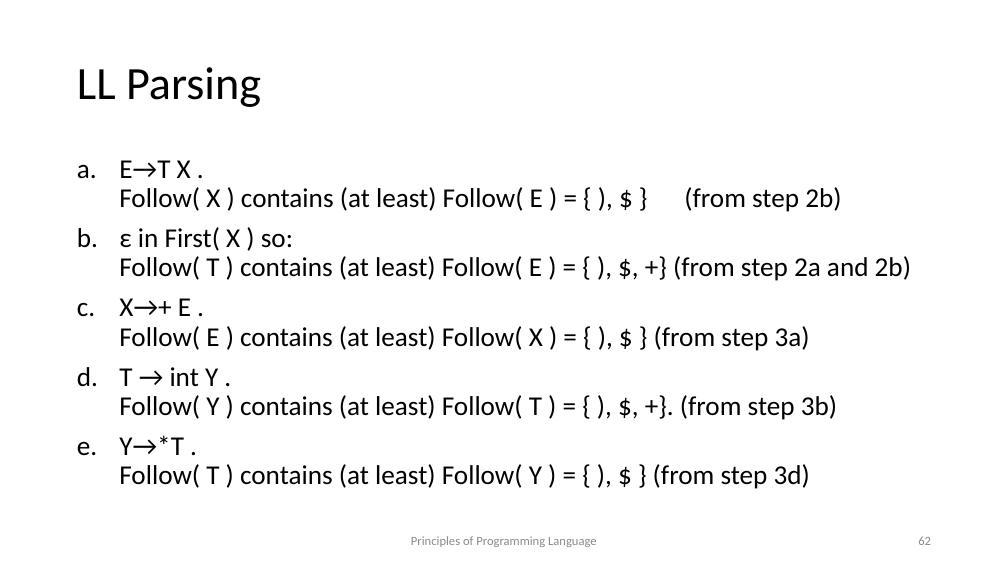
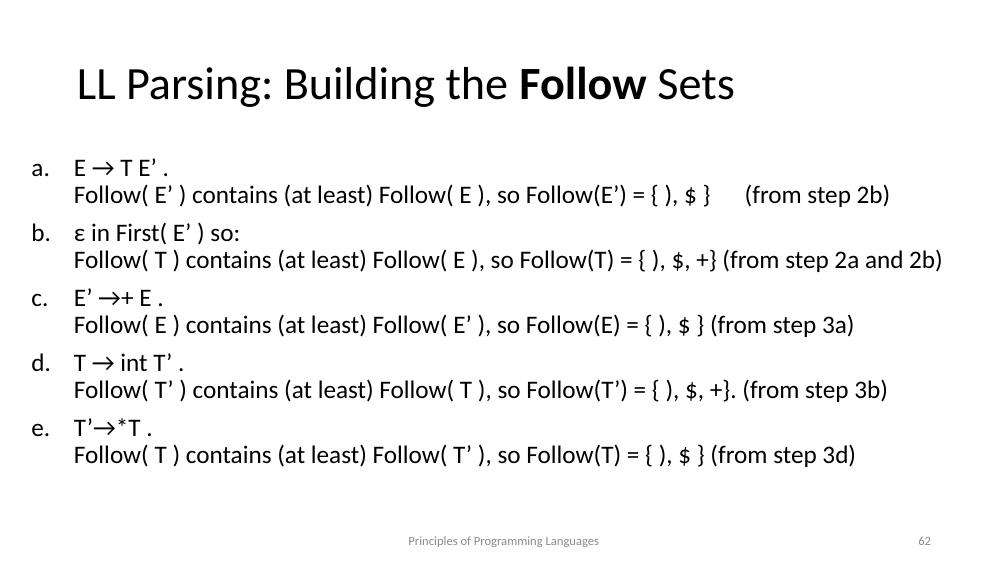
Before and after one commit to kongm/pl-design, a slide deck: slide 62 of syntax.pptx. Drawn at 1008x567 pixels with LibreOffice and Linux fonts; fonts in the diff are those of the drawing. Boxes give left, top, right and bottom in pixels: in the first picture for what was removed or moved away, otherwise in the second. Text is boxed around its words. In the diff, an @@ line names an element or a change of style, - is before the commit and + after.

```diff
--- a/syntax.pptx
+++ b/syntax.pptx
@@ title at [77, 66, 734, 107]: text changed @@
-LL Parsing
+LL Parsing: Building the Follow Sets
@@ text at [74, 158, 943, 467]: text changed; size 25.9 to 24 pt @@
-a. E→T X .
-   Follow( X ) contains (at least) Follow( E ) = { ), $ } (from step 2b)
-b. ε in First( X ) so:
-   Follow( T ) contains (at least) Follow( E ) = { ), $, +} (from step 2a and 2b)
-c. X→+ E .
-   Follow( E ) contains (at least) Follow( X ) = { ), $ } (from step 3a)
-d. T → int Y .
-   Follow( Y ) contains (at least) Follow( T ) = { ), $, +}. (from step 3b)
-e. Y→*T .
-   Follow( T ) contains (at least) Follow( Y ) = { ), $ } (from step 3d)
+a. E → T E’ .
+   Follow( E’ ) contains (at least) Follow( E ), so Follow(E’) = { ), $ } (from step 2b)
+b. ε in First( E’ ) so:
+   Follow( T ) contains (at least) Follow( E ), so Follow(T) = { ), $, +} (from step 2a and 2b)
+c. E’ →+ E .
+   Follow( E ) contains (at least) Follow( E’ ), so Follow(E) = { ), $ } (from step 3a)
+d. T → int T’ .
+   Follow( T’ ) contains (at least) Follow( T ), so Follow(T’) = { ), $, +}. (from step 3b)
+e. T’→*T .
+   Follow( T ) contains (at least) Follow( T’ ), so Follow(T) = { ), $ } (from step 3d)
@@ text at [408, 536, 599, 547]: text changed @@
-Principles of Programming Language
+Principles of Programming Languages
```
Also in this commit, not shown: 75 other slides changed, 3 slides added, 1 other file.
